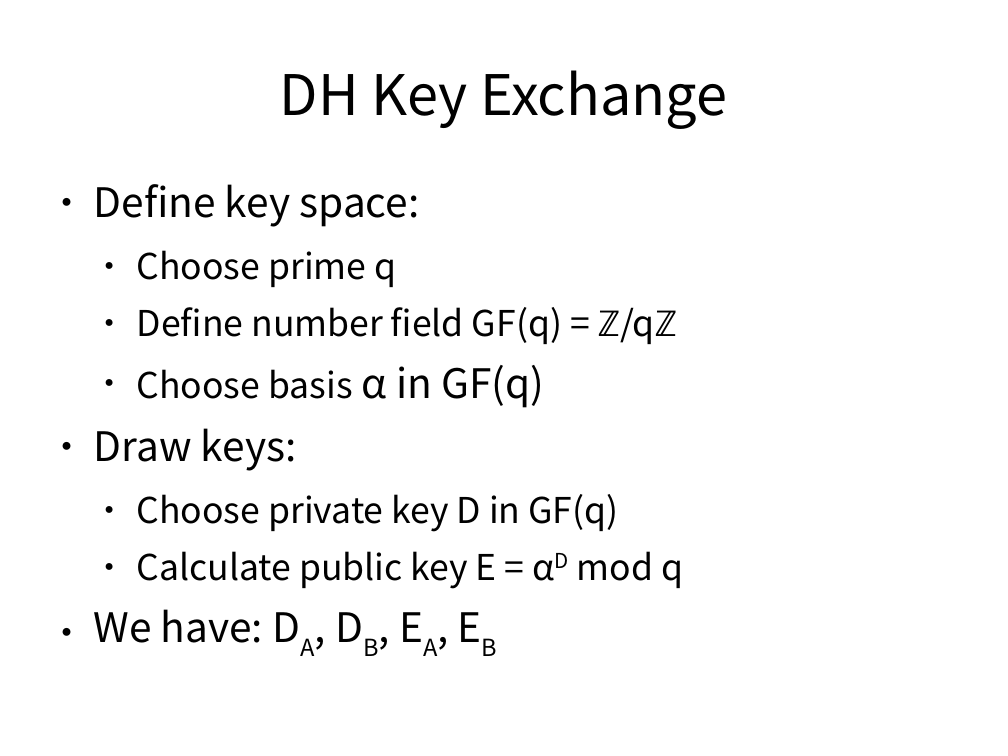
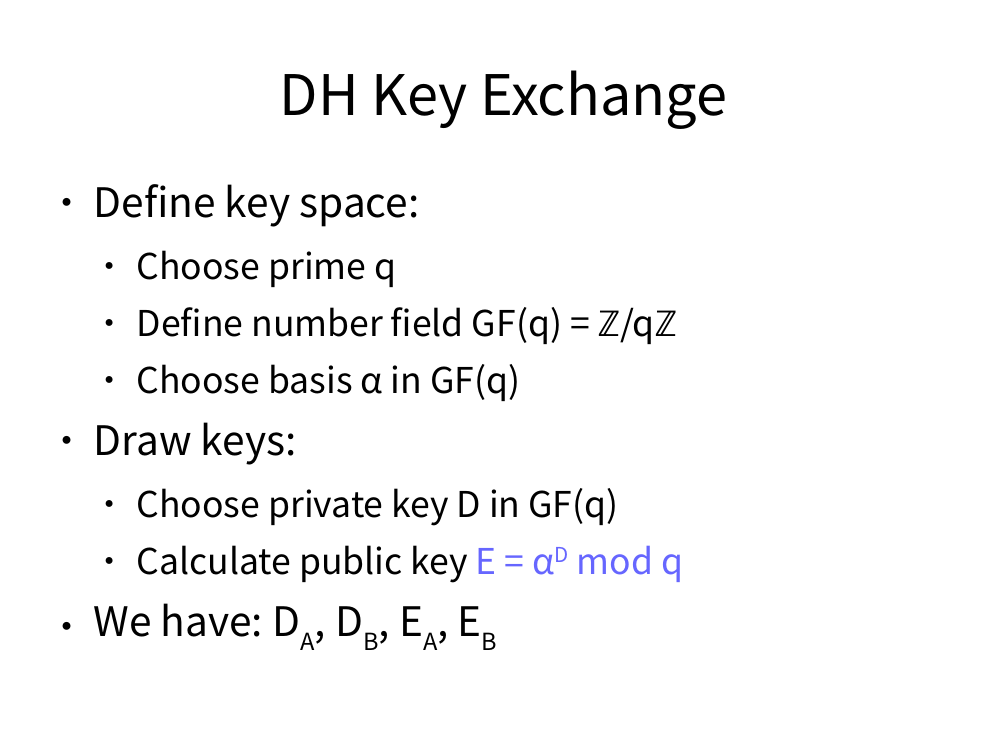
Before and after one commit to liyangwu/Hauptseminar_SS17_LogjamAttack, a slide deck: slide 8 of Präsentation/logjam.odp (slide 7 before the commit). Drawn at 1008x756 pixels with LibreOffice and Linux fonts; fonts in the diff are those of the drawing. Boxes give left, top, right and bottom in pixels: in the first picture for what was removed or moved away, otherwise in the second. Text is boxed around its words. In the diff, an @@ line names an element or a change of style, - is before the commit and + after.

```diff
--- a/Präsentation/logjam.odp
+++ b/Präsentation/logjam.odp
@@ text at box(137, 364, 683, 583): size 32 to 28 pt in "α in GF(q)"; text colour #000000 to #6666FF in "E = αD mod q" @@
```
Also in this commit, not shown: 15 other slides changed, 4 slides added, 4 other files.
